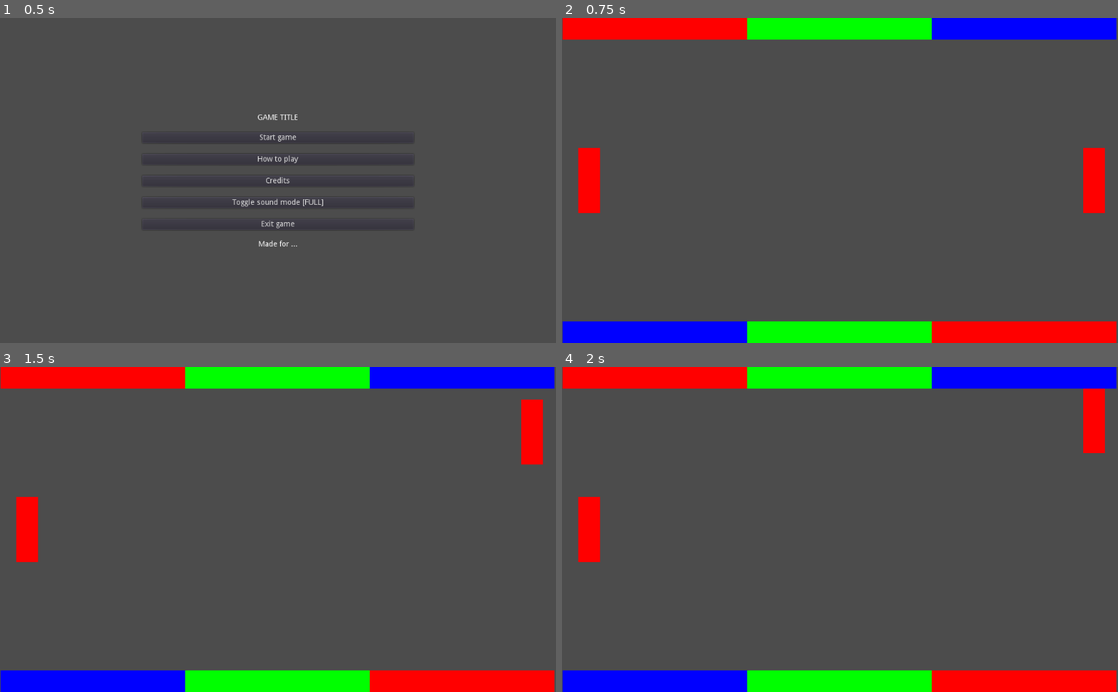
Above: before the commit, frames 1-4 (two rows, left to right).
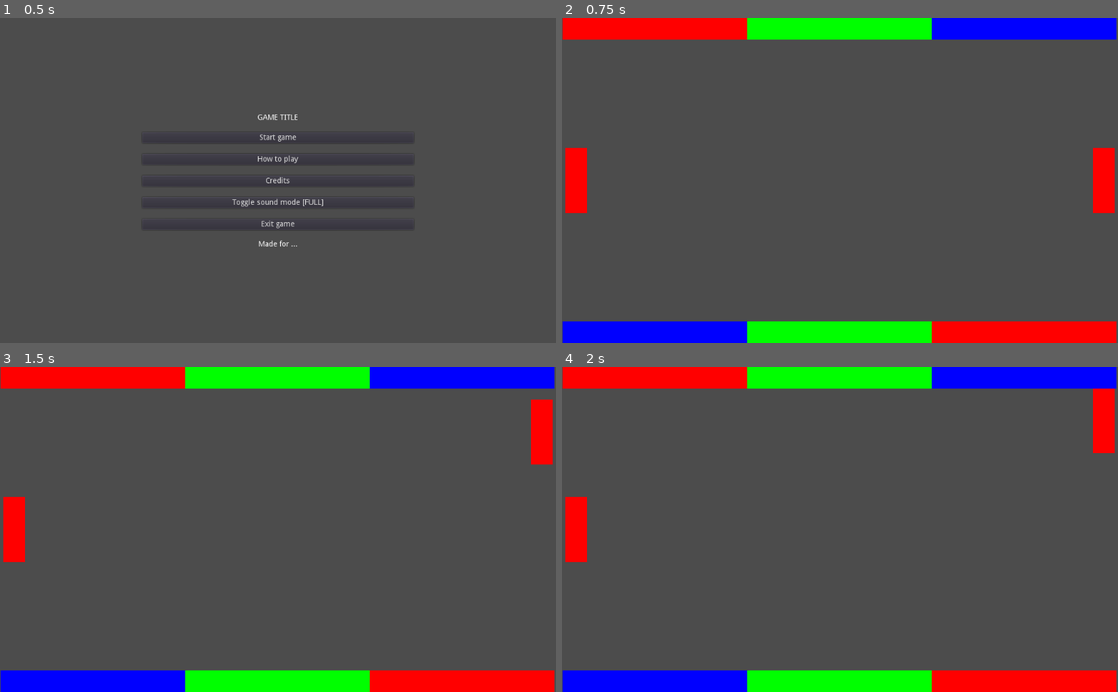
Above: after the commit, the same moments.

Repository: moisesjbc/1-retogamedev
Game: Godot game, scene res://menus/main_menu/main_menu.tscn
The game is run twice, just before and just after one commit, with the same random seed, the same clock (stepped at 60 frames per second) and the same inputs.
Inputs:
- Up to frame 1 (0.5 s): no input
- Up to frame 2 (0.75 s): click "Start game" at 0.5 s
- Up to frame 3 (1.5 s): tap Enter at 1.25 s; hold Up (ui_up) from 1.28 s (still down)
- Up to frame 4 (2 s): keep holding Up (ui_up)

Frame 1 is identical in both runs. In frame 2, 1.7% of the frame differs, in the area x 0-100%, y 39-61%; in frame 3, 1.7%; in frame 4, 1.7%.

Commit message:
Adjusted players' positions

Diff:
--- a/godot-project/main/main.tscn
+++ b/godot-project/main/main.tscn
@@ -18,10 +18,10 @@
 visible = false
 
 [node name="player_1" parent="." instance=ExtResource( 4 )]
-position = Vector2( 50, 300 )
+position = Vector2( 26, 300 )
 
 [node name="player_2" parent="." instance=ExtResource( 4 )]
-position = Vector2( 980, 300 )
+position = Vector2( 998, 300 )
 player_index = 2
 
 [node name="wall_top_1" parent="." instance=ExtResource( 5 )]
